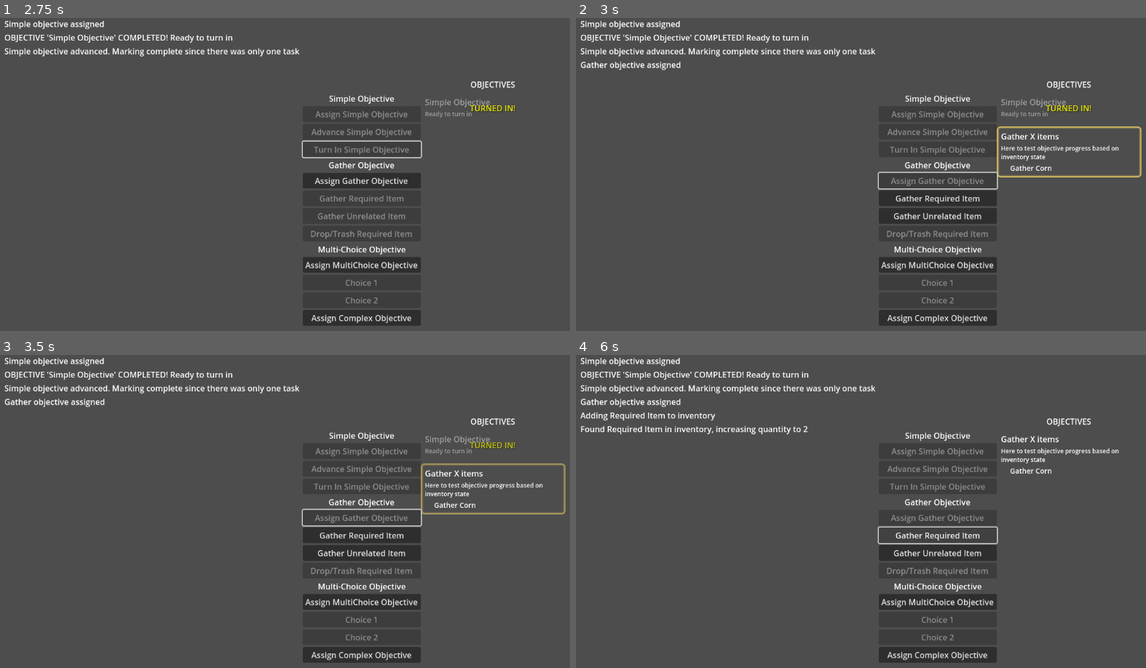
Above: before the commit, frames 1-4 (two rows, left to right).
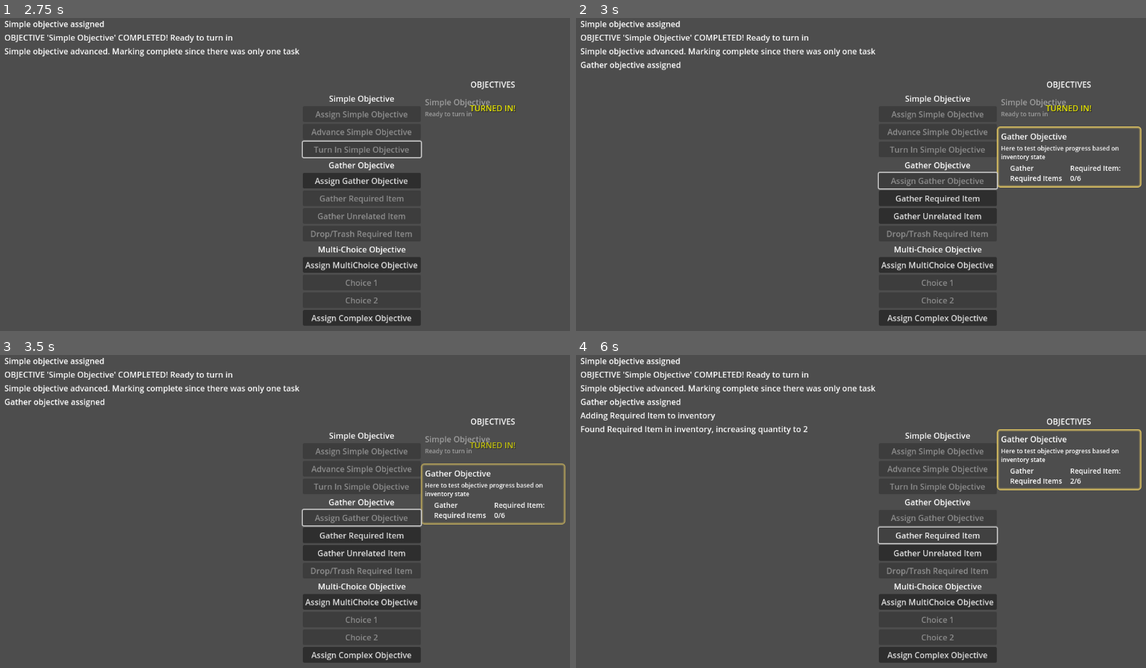
Above: after the commit, the same moments.

Repository: hamgoblin45/Fascism-Sim
Game: Godot game, scene res://Interface/objective_control.tscn
Same seed, same stepped clock (60 frames per second), same inputs: the game is played once before the commit and once after it.
Inputs:
- Up to frame 1 (2.75 s): click "Assign Simple Objective" at 0.5 s; click "Advance Simple Objective" at 1.25 s; click "Turn In Simple Objective" at 2 s
- Up to frame 2 (3 s): click "Assign Gather Objective" at 2.75 s
- Up to frame 3 (3.5 s): no input
- Up to frame 4 (6 s): click "Gather Required Item" at 3.5 s; click "Gather Unrelated Item" at 4.25 s; click "Assign Complex Objective" at 5 s; click "Gather Required Item" at 5.75 s

Frame 1 is identical in both runs. In frame 2, 0.7% of the frame differs, in the area x 73-100%, y 36-55%; in frame 3, 0.7%; in frame 4, 0.8%, in the area x 73-100%, y 23-44%.

Commit message:
Gather item tracking

Diff:
--- a/objectives/Data/Objectives/ObjectiveStepGatherData.gd
+++ b/objectives/Data/Objectives/ObjectiveStepGatherData.gd
@@ -4,7 +4,7 @@
 
 
 @export var required_items: Array[InventorySlotData] # quantities matching required amount
-
+var held_items: Array[InventorySlotData]
 
 #func _ready():
 	#EventBus.item_added_to_inventory.connect(something)
--- a/objectives/Data/Objectives/TestStuff/TEST_gather_objective.tres
+++ b/objectives/Data/Objectives/TestStuff/TEST_gather_objective.tres
@@ -1,20 +1,29 @@
-[gd_resource type="Resource" script_class="ObjectiveData" load_steps=6 format=3 uid="uid://6fxmo62vnuo4"]
+[gd_resource type="Resource" script_class="ObjectiveData" load_steps=9 format=3 uid="uid://6fxmo62vnuo4"]
 
-[ext_resource type="Script" uid="uid://bu00q3p03457u" path="res://Data/InventoryItemData.gd" id="1_7djrx"]
-[ext_resource type="Script" uid="uid://dl860ocyo52gv" path="res://Data/Objectives/ObjectiveData.gd" id="1_ea3lf"]
-[ext_resource type="Script" uid="uid://ca4a8eabrgwaa" path="res://Data/Objectives/ObjectiveStepData.gd" id="2_5rkej"]
-[ext_resource type="Script" uid="uid://bhslcuxf56u7" path="res://Data/Objectives/ObjectiveStepGatherData.gd" id="4_rfsht"]
+[ext_resource type="Script" uid="uid://bu00q3p03457u" path="res://Data/InventoryItemData.gd" id="1_6viwp"]
+[ext_resource type="Script" uid="uid://dl860ocyo52gv" path="res://Data/Objectives/ObjectiveData.gd" id="2_j4w2f"]
+[ext_resource type="Script" uid="uid://ca4a8eabrgwaa" path="res://Data/Objectives/ObjectiveStepData.gd" id="3_m0m16"]
+[ext_resource type="Script" uid="uid://deeunnxvx2oys" path="res://Data/InventorySlotData.gd" id="4_ps0r6"]
+[ext_resource type="Script" uid="uid://bhslcuxf56u7" path="res://Data/Objectives/ObjectiveStepGatherData.gd" id="5_1b0hh"]
+[ext_resource type="Resource" uid="uid://bd1e65ouafft3" path="res://Data/Objectives/TestStuff/TEST_required_item.tres" id="5_j4w2f"]
 
-[sub_resource type="Resource" id="Resource_a32f1"]
-script = ExtResource("4_rfsht")
-required_items = Array[String](["Corn"])
-text = "Gather Corn"
+[sub_resource type="Resource" id="Resource_m0m16"]
+script = ExtResource("4_ps0r6")
+item_data = ExtResource("5_j4w2f")
+quantity = 6
+metadata/_custom_type_script = "uid://deeunnxvx2oys"
+
+[sub_resource type="Resource" id="Resource_0m051"]
+script = ExtResource("5_1b0hh")
+required_items = Array[ExtResource("4_ps0r6")]([SubResource("Resource_m0m16")])
+text = "Gather Required Items"
+id = "gather_req_items"
 metadata/_custom_type_script = "uid://bhslcuxf56u7"
 
 [resource]
-script = ExtResource("1_ea3lf")
-name = "Gather X items"
+script = ExtResource("2_j4w2f")
+name = "Gather Objective"
 id = "gather_objective"
 description = "Here to test objective progress based on inventory state"
-step_datas = Array[ExtResource("2_5rkej")]([SubResource("Resource_a32f1")])
+step_datas = Array[ExtResource("3_m0m16")]([SubResource("Resource_0m051")])
 metadata/_custom_type_script = "uid://dl860ocyo52gv"
--- a/objectives/Interface/objective_manager.gd
+++ b/objectives/Interface/objective_manager.gd
@@ -51,12 +51,18 @@
 	for obj in GameState.objectives:
 		var current_step = obj.current_step
 		if current_step is ObjectiveStepGatherData:
+			print("Current step is Gather, as acknowledged by ObjectiveManager")
+			current_step.held_items.clear()
 			for req_item_slot in current_step.required_items:
 
 			# Checks inventory for required items
-				var amount_held: int = 0
+				#var amount_held: int = 0
 				for slot_data in GameState.inventory.slot_datas:
 					if slot_data and slot_data.item_data and slot_data.item_data.id == req_item_slot.item_data.id:
-						amount_held += slot_data.quantity
+						var held_slot_data = InventorySlotData.new()
+						held_slot_data.item_data = slot_data.item_data
+						held_slot_data.quantity = slot_data.quantity
+						current_step.held_items.append(held_slot_data)
 				# Sets objective data to reflect quantity of req item held
-				req_item_slot.quantity = amount_held
+				#req_item_slot.quantity = amount_held
+			EventBus.update_objective.emit(obj)
--- a/objectives/Interface/objective_step_ui.gd
+++ b/objectives/Interface/objective_step_ui.gd
@@ -11,6 +11,19 @@
 	step_data = step
 	step_label.text = step.text
 
+	# If step involves gathering, displays how many are held vs how many required
 	if step is ObjectiveStepGatherData:
 		step_progress_label.show()
-		step_progress_label.text = ""
+		var strings = ""
+		for slot in step.required_items:
+			var string = "%s: %s/%s" % [slot.item_data.name, str(0), slot.quantity]
+			print("Current step requires %s %s" % [slot.item_data.name, slot.quantity])
+			for held_slot in step.held_items:
+
+				if slot.item_data.id == held_slot.item_data.id:
+					print("required item found in inventory")
+
+					string = "%s: %s/%s" % [slot.item_data.name, held_slot.quantity, slot.quantity]
+
+			strings += "[p]" + string
+		step_progress_label.text = strings
